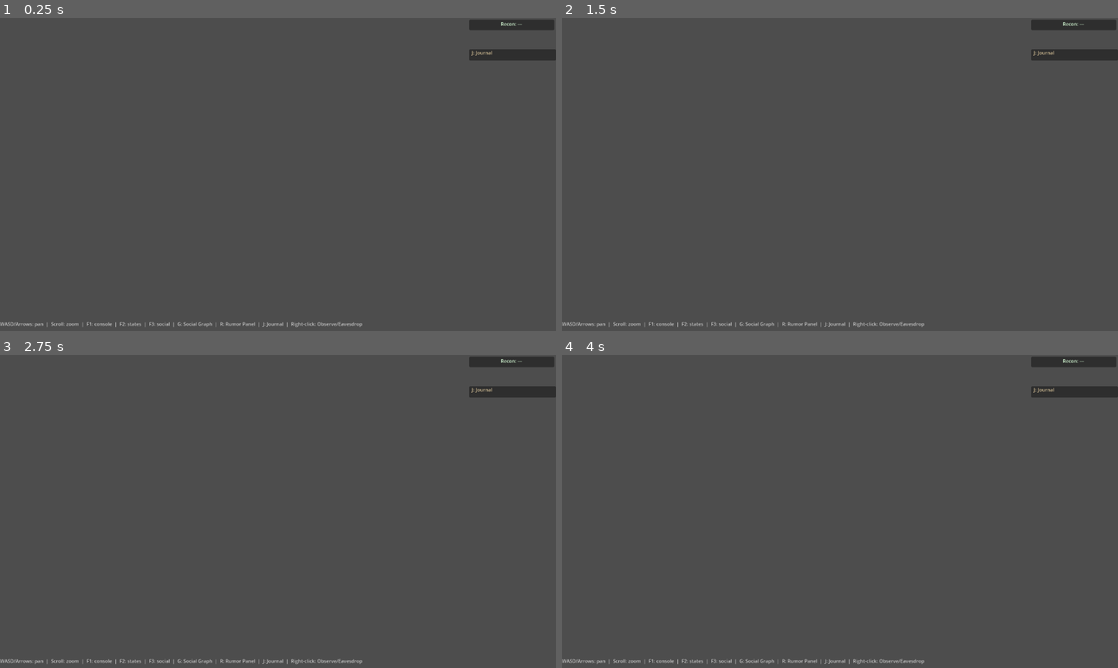
Above: before the commit, frames 1-4 (two rows, left to right).
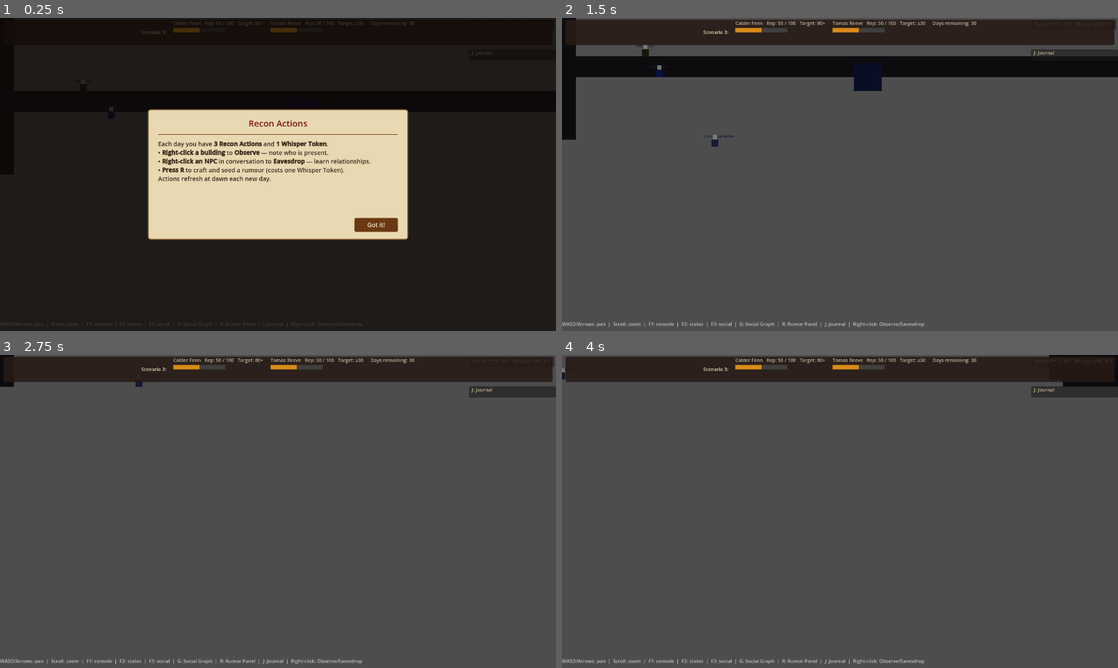
Above: after the commit, the same moments.

Repository: SrgtKillerSpark/Rumor-Mill
Game: Godot game, scene res://scenes/Main.tscn
Same seed, same stepped clock (60 frames per second), same inputs: the game is played once before the commit and once after it.
Inputs (mouse positions are in pixels of both pictures, inside the frame that each line leads up to):
- Up to frame 1 (0.25 s): no input
- Up to frame 2 (1.5 s): click (940, 224) at 0.5 s, where only the run after the commit has a clickable "Got it!"; tap Enter at 1.25 s; move the mouse to (962, 158) at 1.27 s; hold S (camera_pan_down) from 1.28 s (still down); click (962, 158) at 1.42 s
- Up to frame 3 (2.75 s): release S (camera_pan_down) at 2 s; drag from (166, 527) to (250, 574) at 2.02 s
- Up to frame 4 (4 s): tap Space at 2.75 s; move the mouse to (895, 442) at 2.77 s; hold D (camera_pan_right) 2.78-3.5 s; click (895, 442) at 2.92 s; drag from (812, 574) to (673, 464) at 3.52 s

The runs differ from the first frame. In frame 1, 100% of the frame differs, in the area x 0-100%, y 0-100%; in frame 2, 15%; in frame 3, 7.6%; in frame 4, 8.0%.
Error before the commit: Parse Error: Cannot infer the type of "subject_id" variable because the value doesn't have a set type. (res://scripts/world.gd:600)

Commit message:
fix: correct GDScript type annotations — replace := with = for explicit types (SPA-37)
GDScript 4 syntax: explicit typed vars must use `=`, not `:=`.
`:=` is only valid for type inference. The previous commit used
`var x: Type := value` (invalid) instead of `var x: Type = value`.

Files fixed:
- npc.gd:340,345
- debug_overlay.gd:87-88
- recon_controller.gd:67
- social_graph_overlay.gd:116,140-142
- world.gd:600 (also added missing String type)
- debug_console.gd:91 (added String type)
- rumor_panel.gd:553 (added int type)
- main.gd:90 (added Node type for preloaded script)

Co-Authored-By: Paperclip <noreply@paperclip.ing>

Diff:
--- a/rumor_mill/scripts/debug_console.gd
+++ b/rumor_mill/scripts/debug_console.gd
@@ -88,7 +88,7 @@
 		_log("[color=red]World not connected[/color]")
 		return
 
-	var result := _world_ref.inject_rumor(npc_id, claim_str, intensity)
+	var result: String = _world_ref.inject_rumor(npc_id, claim_str, intensity)
 	if result.is_empty():
 		_log("[color=red]inject_rumor failed — check npc_id and claim_type[/color]")
 	else:
--- a/rumor_mill/scripts/debug_overlay.gd
+++ b/rumor_mill/scripts/debug_overlay.gd
@@ -84,8 +84,8 @@
 
 func _draw_state_badges(npcs: Array) -> void:
 	for npc in npcs:
-		var state: int := npc.get_worst_rumor_state()
-		var color: Color := STATE_COLORS.get(state, Color.GRAY)
+		var state: int = npc.get_worst_rumor_state()
+		var color: Color = STATE_COLORS.get(state, Color.GRAY)
 		var world_pos: Vector2 = npc.global_position + Vector2(0, -22)
 		var vp_pos: Vector2 = _world_to_screen(world_pos)
 		_draw_node.draw_rect(Rect2(vp_pos - Vector2(5, 5), Vector2(10, 10)), color)
--- a/rumor_mill/scripts/main.gd
+++ b/rumor_mill/scripts/main.gd
@@ -87,7 +87,7 @@
 
 	# ReconController: input handler — created programmatically so it sits in
 	# the scene tree and receives _unhandled_input events.
-	var recon_ctrl := preload("res://scripts/recon_controller.gd").new()
+	var recon_ctrl: Node = preload("res://scripts/recon_controller.gd").new()
 	recon_ctrl.name = "ReconController"
 	add_child(recon_ctrl)
 	recon_ctrl.setup(world, intel_store)
--- a/rumor_mill/scripts/npc.gd
+++ b/rumor_mill/scripts/npc.gd
@@ -337,12 +337,12 @@
 			continue
 
 		# Proximity gate (manhattan tiles).
-		var dist: float := (current_cell - other.current_cell).length()
+		var dist: float = (current_cell - other.current_cell).length()
 		if dist > SPREAD_RADIUS:
 			continue
 
 		# Skip if already in a non-receptive state.
-		var other_state: int := other.get_state_for_rumor(slot.rumor.id)
+		var other_state: int = other.get_state_for_rumor(slot.rumor.id)
 		if other_state in [Rumor.RumorState.BELIEVE, Rumor.RumorState.SPREAD,
 						   Rumor.RumorState.ACT,    Rumor.RumorState.EXPIRED]:
 			continue
--- a/rumor_mill/scripts/recon_controller.gd
+++ b/rumor_mill/scripts/recon_controller.gd
@@ -64,7 +64,7 @@
 	var best:      Node2D = null
 	var best_dist: float  = NPC_HIT_RADIUS_PX
 	for npc in _world_ref.npcs:
-		var dist: float := npc.global_position.distance_to(world_pos)
+		var dist: float = npc.global_position.distance_to(world_pos)
 		if dist < best_dist:
 			best_dist = dist
 			best      = npc
--- a/rumor_mill/scripts/rumor_panel.gd
+++ b/rumor_mill/scripts/rumor_panel.gd
@@ -550,7 +550,7 @@
 	for npc in _world_ref.npcs:
 		if npc == seed_npc:
 			continue
-		var dist := abs(npc.current_cell.x - seed_npc.current_cell.x) \
+		var dist: int = abs(npc.current_cell.x - seed_npc.current_cell.x) \
 		          + abs(npc.current_cell.y - seed_npc.current_cell.y)
 		if dist <= SPREAD_RADIUS:
 			var soc: float = float(npc.npc_data.get("sociability", 0.5))
--- a/rumor_mill/scripts/social_graph_overlay.gd
+++ b/rumor_mill/scripts/social_graph_overlay.gd
@@ -113,7 +113,7 @@
 
 		for tid in neighbours:
 			# Draw each pair only once.
-			var key: String := nid + "|" + tid if nid < tid else tid + "|" + nid
+			var key: String = nid + "|" + tid if nid < tid else tid + "|" + nid
 			if drawn.has(key):
 				continue
 			drawn[key] = true
@@ -137,9 +137,9 @@
 	for npc in npcs:
 		var screen_pos := _world_to_screen(npc.global_position)
 		var faction: String = npc.npc_data.get("faction", "merchant")
-		var fill: Color := FACTION_FILL.get(faction, Color.GRAY)
-		var state: int := npc.get_worst_rumor_state()
-		var ring: Color := STATE_RING_COLOR.get(state, Color.TRANSPARENT)
+		var fill: Color = FACTION_FILL.get(faction, Color.GRAY)
+		var state: int = npc.get_worst_rumor_state()
+		var ring: Color = STATE_RING_COLOR.get(state, Color.TRANSPARENT)
 
 		# Filled node.
 		_draw_node.draw_circle(screen_pos, NODE_RADIUS, fill)
--- a/rumor_mill/scripts/world.gd
+++ b/rumor_mill/scripts/world.gd
@@ -597,7 +597,7 @@
 	if not candidates.is_empty():
 		subject_npc = candidates[randi() % candidates.size()]
 
-	var subject_id := subject_npc.npc_data.get("id", "unknown") if subject_npc != null else "unknown"
+	var subject_id: String = subject_npc.npc_data.get("id", "unknown") if subject_npc != null else "unknown"
 	var rumor_id   := "r_%s_%d" % [claim_type_str.to_lower(), Time.get_ticks_msec()]
 
 	var tick := 0
